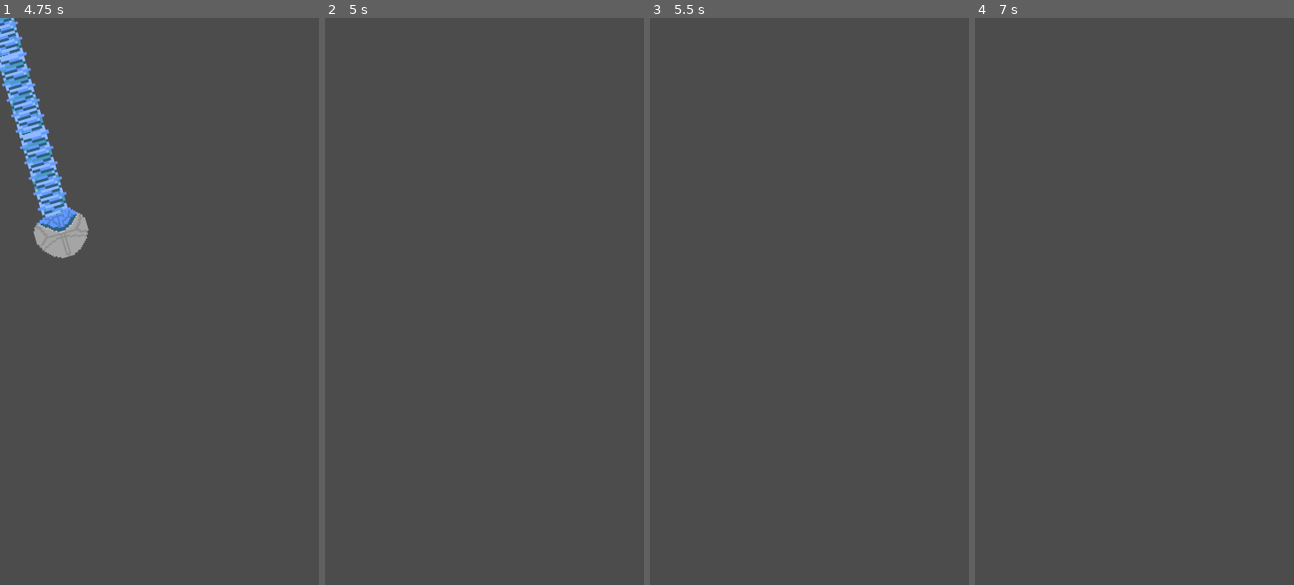
Above: before the commit, frames 1-4 (left to right).
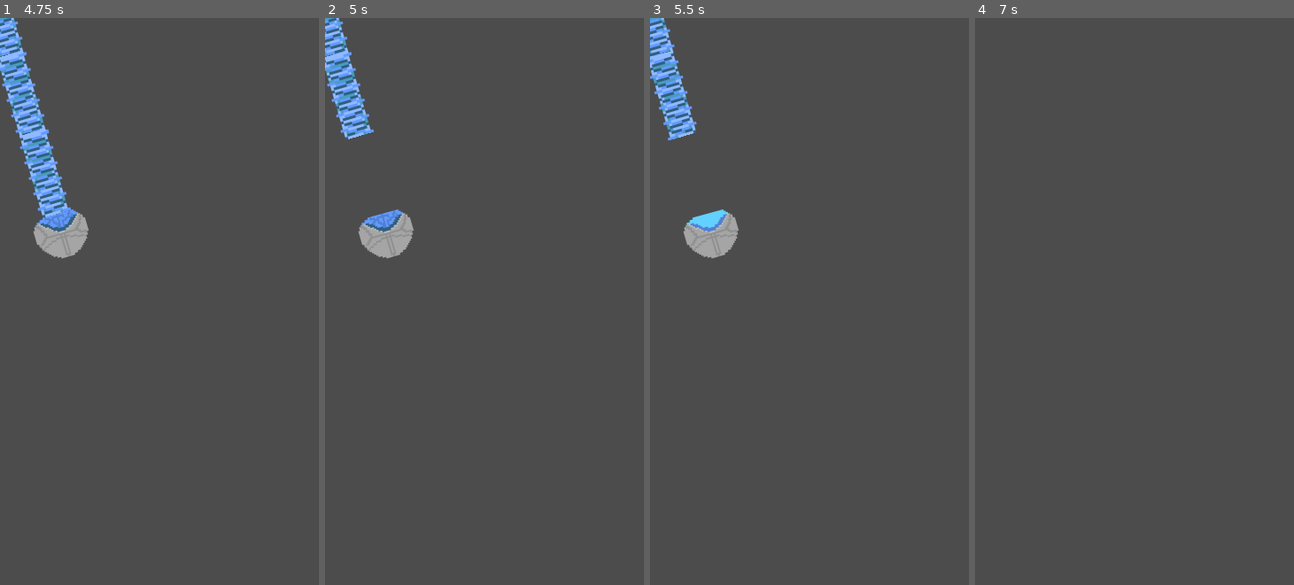
Above: after the commit, the same moments.

Repository: JordonR96/Hyper-Planet
Game: Godot game, scene res://EnemyScenes/ElectroPodLong.tscn
Same seed, same stepped clock (60 frames per second), same inputs: the game is played once before the commit and once after it. This scene is started directly instead of the project's main scene. Sound files missing from this copy of the repository are replaced by a short silence.
Inputs:
- Up to frame 1 (4.75 s): tap Enter at 0.5, 2, 3.5 s; hold Right (ui_right) 0.53-1.28 s; tap Space (ui_select) at 0.77, 1.25, 1.52, 2.75, 3.02, 3.77, 4.25, 4.52 s; hold Left (ui_left) 1.28-2.03 s; hold Right (ui_right) 2.03-3.53 s; hold Left (ui_left) from 3.53 s (still down)
- Up to frame 2 (5 s): keep holding Left (ui_left)
- Up to frame 3 (5.5 s): keep holding Left (ui_left)
- Up to frame 4 (7 s): release Left (ui_left) at 5.78 s; hold Right (ui_right) from 5.78 s (still down); tap Space (ui_select) at 6.02, 6.77 s

Frame 1 is identical in both runs. In frame 2, 2.8% of the frame differs, in the area x 0-28%, y 0-43%; in frame 3, 2.8%; in frame 4, nothing differs.

Commit message:
extra animations and sounds
added some extra aninmaitions and sounds and tidies up bg

Diff:
--- a/EnemyScenes/ElectroDropship.tscn
+++ b/EnemyScenes/ElectroDropship.tscn
@@ -14,7 +14,7 @@
 
 [sub_resource type="Animation" id=3]
 resource_name = "SDDead"
-length = 0.5
+length = 0.4
 tracks/0/type = "value"
 tracks/0/path = NodePath("Sprite:frame")
 tracks/0/interp = 1
@@ -22,10 +22,10 @@
 tracks/0/imported = false
 tracks/0/enabled = true
 tracks/0/keys = {
-"times": PoolRealArray( 0, 0.1, 0.2, 0.3, 0.4, 0.5 ),
-"transitions": PoolRealArray( 1, 1, 1, 1, 1, 1 ),
+"times": PoolRealArray( 0, 0.1, 0.2, 0.3 ),
+"transitions": PoolRealArray( 1, 1, 1, 1 ),
 "update": 1,
-"values": [ 7, 8, 9, 10, 11, 12 ]
+"values": [ 5, 6, 7, 8 ]
 }
 
 [sub_resource type="Animation" id=4]
--- a/EnemyScenes/ElectroDropshipBomb.gd
+++ b/EnemyScenes/ElectroDropshipBomb.gd
@@ -3,6 +3,7 @@
 # Called when the node enters the scene tree for the first time.
 func _ready():
 	$AnimationPlayer.play('Off')
+	$Sound.play()
 	pass # Replace with function body.
 
 func _on_OnTimer_timeout():
@@ -13,3 +14,7 @@
 func _on_AnimationPlayer_animation_finished(anim_name):
 	if (anim_name == 'Start'):
 		$AnimationPlayer.play('On')
+
+
+func _on_Sound_finished():
+	$Sound.play()
--- a/EnemyScenes/ElectroDropshipBomb.tscn
+++ b/EnemyScenes/ElectroDropshipBomb.tscn
@@ -1,8 +1,9 @@
-[gd_scene load_steps=9 format=2]
+[gd_scene load_steps=10 format=2]
 
 [ext_resource path="res://Art/enemies/electric_dropship/electric-dropdship-electricbomb.png" type="Texture" id=1]
 [ext_resource path="res://EnemyScenes/ElectroDropshipBomb.gd" type="Script" id=2]
 [ext_resource path="res://Bullet.tscn" type="PackedScene" id=3]
+[ext_resource path="res://Sounds/Electricity.wav" type="AudioStream" id=4]
 
 [sub_resource type="RectangleShape2D" id=1]
 extents = Vector2( 15.7699, 16.3771 )
@@ -137,5 +138,10 @@
 wait_time = 0.5
 one_shot = true
 autostart = true
+
+[node name="Sound" parent="." index="5"]
+stream = ExtResource( 4 )
+volume_db = -5.306
 [connection signal="animation_finished" from="AnimationPlayer" to="." method="_on_AnimationPlayer_animation_finished"]
 [connection signal="timeout" from="OnTimer" to="." method="_on_OnTimer_timeout"]
+[connection signal="finished" from="Sound" to="." method="_on_Sound_finished"]
--- a/EnemyScenes/ElectroPod.gd
+++ b/EnemyScenes/ElectroPod.gd
@@ -3,3 +3,10 @@
 func _ready():
 
 	$AnimationPlayer.play('On')
+
+
+
+
+
+func _on_AudioStreamPlayer2D_finished():
+	$AudioStreamPlayer2D.play()
--- a/EnemyScenes/ElectroPod.tscn
+++ b/EnemyScenes/ElectroPod.tscn
@@ -1,8 +1,9 @@
-[gd_scene load_steps=6 format=2]
+[gd_scene load_steps=7 format=2]
 
 [ext_resource path="res://EnemyScenes/Enemy.tscn" type="PackedScene" id=1]
 [ext_resource path="res://Art/enemies/electro-pod/electropods.png" type="Texture" id=2]
 [ext_resource path="res://EnemyScenes/ElectroPod.gd" type="Script" id=3]
+[ext_resource path="res://Sounds/ElectroPod.wav" type="AudioStream" id=4]
 
 [sub_resource type="CircleShape2D" id=1]
 radius = 29.8426
@@ -39,3 +40,7 @@
 position = Vector2( 3.35876, 1.06066 )
 texture = ExtResource( 2 )
 hframes = 2
+
+[node name="AudioStreamPlayer2D" parent="." index="4"]
+stream = ExtResource( 4 )
+[connection signal="finished" from="AudioStreamPlayer2D" to="." method="_on_AudioStreamPlayer2D_finished"]
--- a/EnemyScenes/ElectroPodMed.tscn
+++ b/EnemyScenes/ElectroPodMed.tscn
@@ -9,12 +9,19 @@
 
 [node name="Pod1" parent="." index="0"]
 position = Vector2( -0.641602, -160.815 )
+life_time = 7.0
 
 [node name="Pod2" parent="." index="1"]
 position = Vector2( 1.1084, 159.185 )
+life_time = 7.0
+
+[node name="Beam" parent="." index="2"]
+life_time = 7.0
 
 [node name="Beam2" parent="." index="3" instance=ExtResource( 2 )]
 position = Vector2( -0.451996, 90.598 )
+life_time = 7.0
 
 [node name="Beam3" parent="." index="4" instance=ExtResource( 2 )]
 position = Vector2( 0.0480042, -91.902 )
+life_time = 7.0
--- a/EnemyScenes/ElectroPodShort.tscn
+++ b/EnemyScenes/ElectroPodShort.tscn
@@ -13,10 +13,13 @@
 [node name="Pod1" parent="." instance=ExtResource( 2 )]
 position = Vector2( -0.141602, -67.8147 )
 rotation = -1.5708
+life_time = 7.0
 
 [node name="Pod2" parent="." instance=ExtResource( 2 )]
 position = Vector2( 0.108398, 68.1853 )
 rotation = 1.5708
+life_time = 7.0
 
 [node name="Beam" parent="." instance=ExtResource( 1 )]
 position = Vector2( 0, 0 )
+life_time = 7.0
--- a/EnemyScenes/Enemy.tscn
+++ b/EnemyScenes/Enemy.tscn
@@ -3,7 +3,7 @@
 [ext_resource path="res://EnemyScenes/Enemy.gd" type="Script" id=1]
 
 [sub_resource type="RectangleShape2D" id=1]
-extents = Vector2( 2.74998, 0.550003 )
+extents = Vector2( 30.952, 31.1493 )
 
 [sub_resource type="Animation" id=2]
 resource_name = "SDDead"
@@ -39,7 +39,7 @@
 [node name="Sprite" type="Sprite" parent="."]
 
 [node name="LifeTimer" type="Timer" parent="."]
-wait_time = 5.0
+wait_time = 7.0
 one_shot = true
 autostart = true
 
--- a/EnemyScenes/LaserBlockade.gd
+++ b/EnemyScenes/LaserBlockade.gd
@@ -1,8 +1,10 @@
 extends "Enemy.gd"
+
+var repeat_ambient_sound = true;
 
 # Called when the node enters the scene tree for the first time.
 func _ready():
-	pass # Replace with function body.
+	pass
 
 func _on_LaserBlockade_visibility_changed():
 	if (visible):
@@ -25,7 +27,9 @@
 func _on_AnimationPlayer_animation_finished(anim_name):
 
 	if (anim_name == dead_animation_name):
+		repeat_ambient_sound = false
 		$AnimationPlayer.play('LaserBlockadeOff')
+
 
 	if (anim_name ==  'LaserBlockadeStart'):
 		$AnimationPlayer.play('LaserBlockadeOn')
--- a/EnemyScenes/LaserBlockade.tscn
+++ b/EnemyScenes/LaserBlockade.tscn
@@ -1,10 +1,12 @@
-[gd_scene load_steps=11 format=2]
+[gd_scene load_steps=13 format=2]
 
 [ext_resource path="res://EnemyScenes/Enemy.tscn" type="PackedScene" id=1]
 [ext_resource path="res://Art/Obstacles/laser-blockade.png" type="Texture" id=2]
 [ext_resource path="res://EnemyScenes/LaserBlockade.gd" type="Script" id=3]
+[ext_resource path="res://Sounds/Laser_Shoot10.wav" type="AudioStream" id=4]
+[ext_resource path="res://Sounds/LaserBlockasdeStart.wav" type="AudioStream" id=5]
 
-[sub_resource type="Animation" id=7]
+[sub_resource type="Animation" id=8]
 resource_name = "LaserBlockadeBegin"
 length = 0.1
 loop = true
@@ -21,8 +23,7 @@
 "values": [ 0 ]
 }
 
-[sub_resource type="Animation" id=1]
-resource_name = "LaserBlockadeBreak"
+[sub_resource type="Animation" id=9]
 length = 0.6
 tracks/0/type = "value"
 tracks/0/path = NodePath("Sprite:frame")
@@ -83,17 +84,16 @@
 "values": [ 0, 0, 1, 2, 3, 5, 4, 5 ]
 }
 
-[sub_resource type="RectangleShape2D" id=5]
+[sub_resource type="RectangleShape2D" id=13]
 extents = Vector2( 14.9689, 6.06079 )
 
-[sub_resource type="RectangleShape2D" id=6]
+[sub_resource type="RectangleShape2D" id=7]
 extents = Vector2( 139.88, 10.568 )
 
 [node name="LaserBlockade" instance=ExtResource( 1 )]
 position = Vector2( 178.506, 61.5859 )
 collision_mask = 17
 script = ExtResource( 3 )
-life_time = 5.0
 dead_animation_name = "LaserBlockadeBreak"
 
 [node name="CollisionShape2D" parent="." index="0"]
@@ -104,33 +104,33 @@
 
 [node name="AnimationPlayer" parent="." index="1"]
 method_call_mode = 1
-anims/LaserBlockadeBegin = SubResource( 7 )
-anims/LaserBlockadeBreak = SubResource( 1 )
-anims/LaserBlockadeOff = SubResource( 2 )
-anims/LaserBlockadeOn = SubResource( 3 )
-anims/LaserBlockadeStart = SubResource( 4 )
+anims/LaserBlockadeBegin = SubResource( 8 )
+anims/LaserBlockadeBreak = SubResource( 9 )
+anims/LaserBlockadeOff = SubResource( 10 )
+anims/LaserBlockadeOn = SubResource( 11 )
+anims/LaserBlockadeStart = SubResource( 12 )
 
 [node name="Sprite" parent="." index="2"]
 position = Vector2( -2.5, 2.74999 )
 texture = ExtResource( 2 )
 vframes = 15
-frame = 5
+frame = 8
 
 [node name="CollisionShape2D2" type="CollisionShape2D" parent="." index="3"]
 position = Vector2( 140.751, -35.7501 )
-shape = SubResource( 5 )
+shape = SubResource( 13 )
 
 [node name="CollisionShape2D3" type="CollisionShape2D" parent="." index="4"]
 position = Vector2( -145.75, 45.6251 )
-shape = SubResource( 5 )
+shape = SubResource( 13 )
 
 [node name="CollisionShape2D4" type="CollisionShape2D" parent="." index="5"]
 position = Vector2( 140.751, 45.6251 )
-shape = SubResource( 5 )
+shape = SubResource( 13 )
 
 [node name="CollisionShape2D5" type="CollisionShape2D" parent="." index="6"]
 position = Vector2( -146, -36.1251 )
-shape = SubResource( 5 )
+shape = SubResource( 13 )
 
 [node name="Beam" type="Area2D" parent="." index="7"]
 position = Vector2( -1.625, -0.625 )
@@ -139,12 +139,20 @@
 
 [node name="CollisionShape2D" type="CollisionShape2D" parent="Beam" index="0"]
 position = Vector2( -4.94974, 2.82843 )
-shape = SubResource( 6 )
+shape = SubResource( 7 )
 disabled = true
 
 [node name="Timer" type="Timer" parent="." index="9"]
 one_shot = true
+
+[node name="AudioStreamPlayer2D" parent="." index="10"]
+stream = ExtResource( 5 )
+
+[node name="Ambient" type="AudioStreamPlayer2D" parent="." index="11"]
+position = Vector2( -178.506, -61.5859 )
+stream = ExtResource( 4 )
 [connection signal="enemy_dead" from="." to="." method="_on_LaserBlockade_enemy_dead"]
 [connection signal="visibility_changed" from="." to="." method="_on_LaserBlockade_visibility_changed"]
 [connection signal="area_entered" from="Beam" to="." method="_on_Beam_area_entered"]
 [connection signal="timeout" from="Timer" to="." method="_on_Timer_timeout"]
+[connection signal="finished" from="Ambient" to="." method="_on_Ambient_finished"]
--- a/EnemyScenes/Mech.tscn
+++ b/EnemyScenes/Mech.tscn
@@ -399,7 +399,7 @@
 position = Vector2( 9.3258, 7.72293 )
 texture = ExtResource( 2 )
 hframes = 18
-frame = 13
+frame = 16
 
 [node name="Flame" type="Sprite" parent="." index="7"]
 visible = false
@@ -407,7 +407,6 @@
 rotation = -1.74846e-07
 texture = ExtResource( 3 )
 hframes = 4
-frame = 3
 
 [node name="AttackTimer" type="Timer" parent="." index="9"]
 wait_time = 2.0
--- a/Main.gd
+++ b/Main.gd
@@ -143,6 +143,10 @@
 	enemy.position = spawnPosition
 	enemy.connect('add_explosion', self, '_on_add_explosion')
 	enemy.connect('shoot', self , '_spawn_enemy_bullet')
+
+	# TODO figure out sound for enemies
+
+
 	## make sure we can destroy all enemies if we wish (this will be a pickup)
 	connect('destroy_all_enemies', enemy, '_on_destroy_all_enemies')
 
--- a/SpawnManager.gd
+++ b/SpawnManager.gd
@@ -51,8 +51,8 @@
 var  rightMasterList = [ MScene, EDScene, HSScene]
 
 # TODO make sure all top list are able to be spawned seem to only get homing ship mech and ed
-var  topMasterList = [BSScene, LBScene, CGScene,EPSScene, EPMScene
-, PPScene, BlockadeScene, EDScene, MScene, EPSScene, HSScene, EPMScene]
+var  topMasterList = [BSScene, LBScene, CGScene,EPSScene, EPSScene
+, PPScene, BlockadeScene, EDScene, MScene, EPSScene, HSScene, EPSScene]
 
 #active lists
 var leftActiveList = []
Binary file changed: Art/Obstacles/laser-blockade.aseprite
Binary file changed: Art/Obstacles/laser-blockade.png
Binary file changed: Art/enemies/Mech/mech-swords.aseprite
Binary file changed: Art/enemies/Mech/mech-swords.png
Binary file changed: Art/enemies/electric_dropship/ELectricdriopship.aseprite
Binary file changed: Art/enemies/electric_dropship/ELectricdriopship.png
Binary file changed: Art/tiles/Background.png
Binary file changed: Art/tiles/NewTestBg.aseprite
Not shown: 3 places in EnemyScenes/LaserBlockade.tscn that only renumber resources
Not shown, added: Sounds/Electricity.wav
Not shown, added: Sounds/ElectroPod.wav
Not shown, added: Sounds/LaserBlockasdeStart.wav
(and 1 more such lines)
